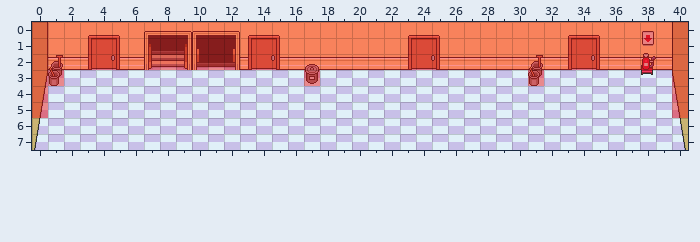
Tiled map (JSON), stored at maps/floor1.json. That is the earlier state.
Cells are 16x16 px. Shown: x 0..40, y 0..7.
The same view after the edit:
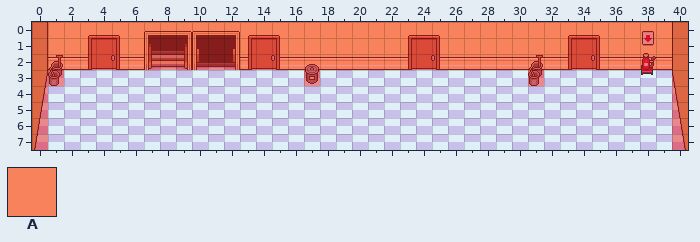
Key: from "collision": A 0.
_ is an empty cell, . an unchanged one.
See-through tiles are keyed as they look on the map.
Edits made:
--- layer "collision"
@@ x 0..40 @@
-6 _......................................._
-7 _......................................._
+6 A.......................................A
+7 A.......................................A
Pixel boxes of the changes (left, top, right, bottom) in both pictures:
added: (32, 118, 48, 150)
added: (672, 118, 688, 150)
